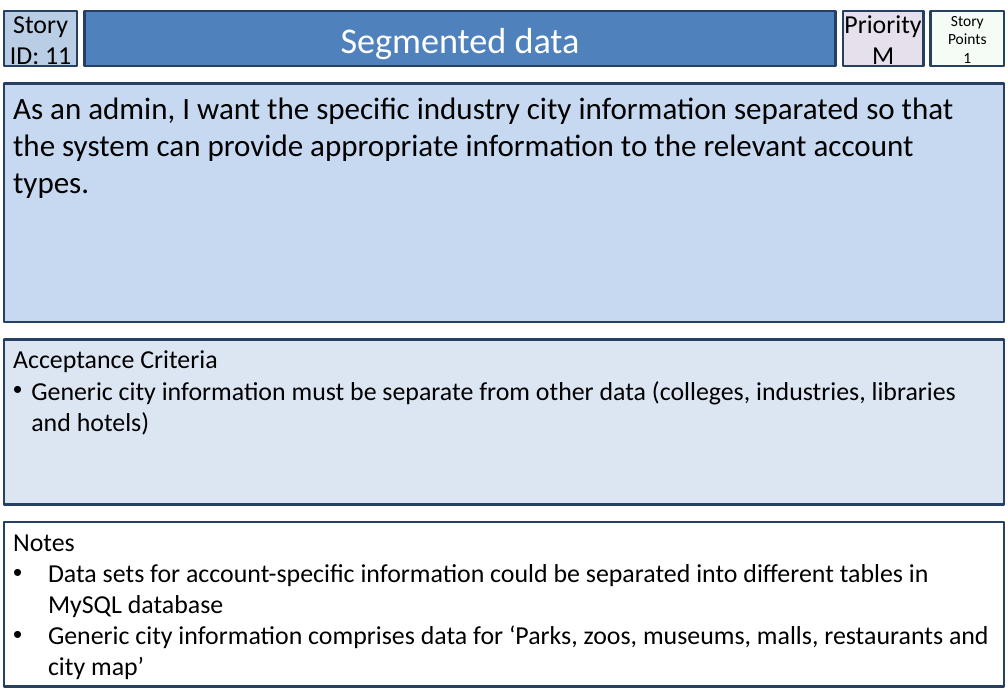
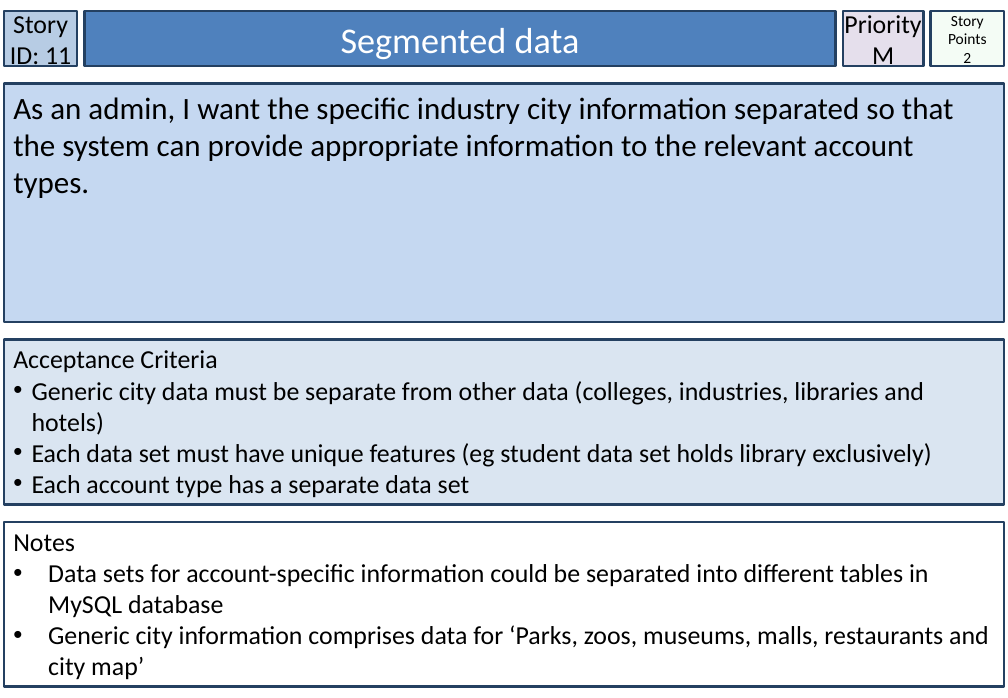
Before and after one commit to Nagarius/Phoenix, a slide deck: slide 12 of StoryCards_Smart_City_TeamPhoenix.pptx. Drawn at 1008x698 pixels with LibreOffice and Linux fonts; fonts in the diff are those of the drawing. Boxes give left, top, right and bottom in pixels: in the first picture for what was removed or moved away, otherwise in the second. Text is boxed around its words. In the diff, an @@ line names an element or a change of style, - is before the commit and + after.

```diff
--- a/StoryCards_Smart_City_TeamPhoenix.pptx
+++ b/StoryCards_Smart_City_TeamPhoenix.pptx
@@ rectangle "Story Points" at (x1=931, y1=11, x2=1004, y2=66): outline #254061 2 pt to #244061 2 pt @@
@@ text in rectangle at (x1=963, y1=53, x2=971, y2=67): text changed @@
-1
+2
@@ rectangle "Acceptance Criteria" at (x1=4, y1=340, x2=1004, y2=504): fill #DCE6F2 to #DAE5F1; outline #254061 2 pt to #244061 2 pt @@
@@ text in rectangle at (x1=32, y1=381, x2=931, y2=498): text changed @@
-• Generic city information must be separate from other data (colleges, industries, libraries and hotels)
+• Generic city data must be separate from other data (colleges, industries, libraries and hotels)
+• Each data set must have unique features (eg student data set holds library exclusively)
+• Each account type has a separate data set
```
Also in this commit, not shown: 31 other slides changed, 8 other files.
